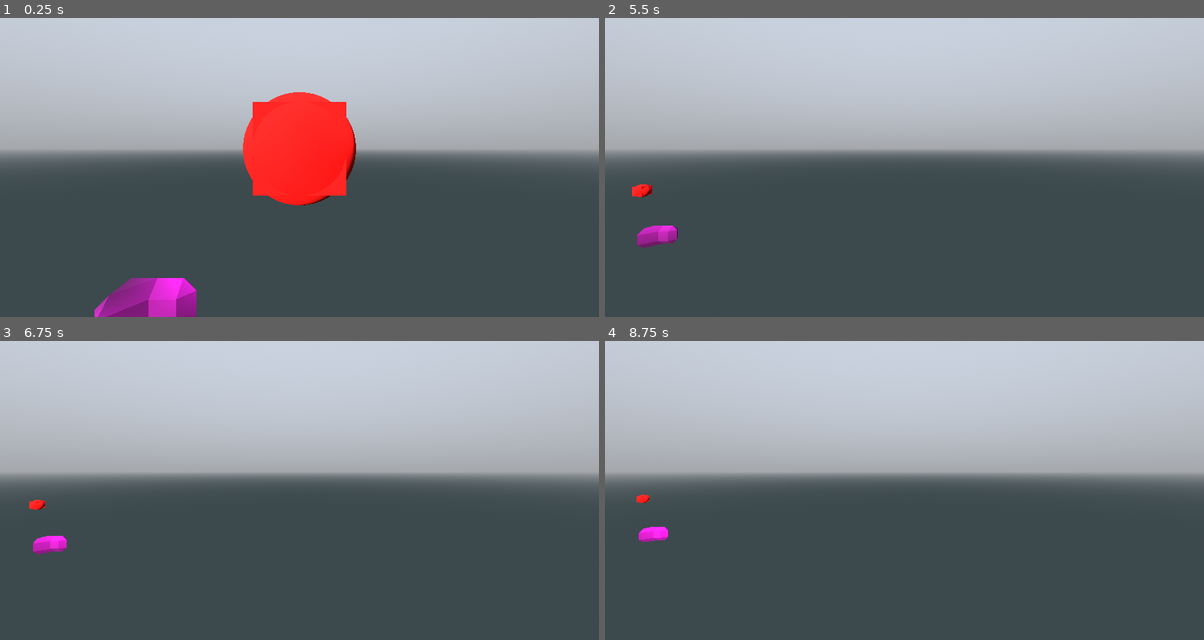
Above: before the commit, frames 1-4 (two rows, left to right).
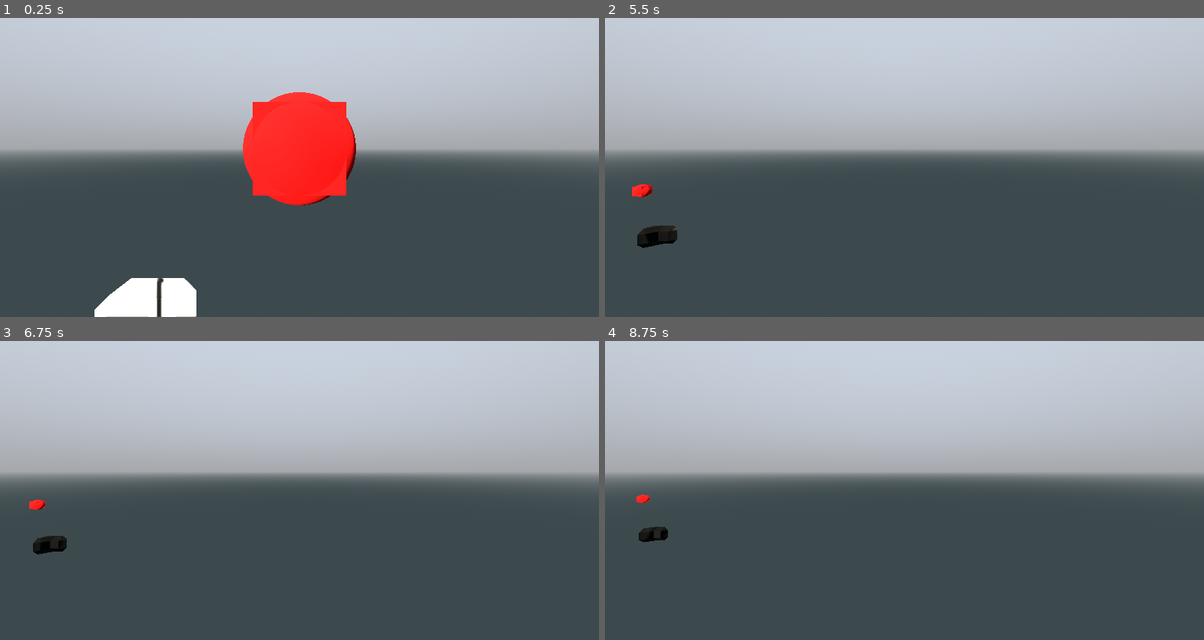
Above: after the commit, the same moments.

Repository: pixerhp/Hatchetflair
Game: Godot game, scene res://topscenes/gameplay_topscene.tscn
Same seed, same stepped clock (60 frames per second), same inputs: the game is played once before the commit and once after it.
Inputs (mouse positions are in pixels of both pictures, inside the frame that each line leads up to):
- Up to frame 1 (0.25 s): no input
- Up to frame 2 (5.5 s): tap Enter at 0.5, 2, 3.5 s; move the mouse to (1036, 131) at 0.52 s; hold D (move_right) 0.53-1.28 s; hold Shift (speed_faster) 0.53-1.28 s; click (1036, 131) at 0.67 s; tap Space (move_jump_up) at 1.25, 2.75, 4.25 s; move the mouse to (784, 164) at 1.27 s; hold S (move_backwards) 1.28-2.03 s; tap Ctrl (speed_slower) at 1.35, 2.85, 4.35 s; move the mouse to (964, 74) at 2.02 s; hold D (move_right) 2.03-2.78 s; hold Shift (speed_faster) 2.03-2.78 s; move the mouse to (874, 215) at 2.77 s; hold W (move_forwards) 2.78-3.53 s; click (874, 215) at 2.92 s; move the mouse to (1084, 200) at 3.52 s; hold Shift (speed_faster) 3.53-4.28 s; hold A (move_left) 3.53-5.03 s; move the mouse to (724, 98) at 4.27 s; move the mouse to (934, 149) at 5.02 s; hold S (move_backwards) from 5.03 s (still down); hold Shift (speed_faster) from 5.03 s (still down); click (934, 149) at 5.17 s
- Up to frame 3 (6.75 s): move the mouse to (209, 388) at 5.77 s; release S (move_backwards) at 5.78 s; release Shift (speed_faster) at 5.78 s; hold D (move_right) 5.78-6.53 s; tap Ctrl (speed_slower) at 5.85 s; move the mouse to (431, 454) at 6.52 s; hold W (move_forwards) from 6.53 s (still down); hold Shift (speed_faster) from 6.53 s (still down)
- Up to frame 4 (8.75 s): move the mouse to (784, 487) at 7.27 s; release W (move_forwards) at 7.28 s; release Shift (speed_faster) at 7.28 s; hold D (move_right) 7.28-8.03 s; tap Ctrl (speed_slower) at 7.35 s; click (784, 487) at 7.42 s; move the mouse to (964, 397) at 8.02 s; hold S (move_backwards) from 8.03 s (still down); hold Shift (speed_faster) from 8.03 s (still down)

The runs differ from the first frame. In frame 1, 1.9% of the frame differs, in the area x 15-33%, y 86-100%; in frame 2, 0.4%; in frame 3, 0.3%; in frame 4, 0.2%.

Commit message:
Force same image format in texture arrays

Diff:
--- a/scripts/autoloaded/substance_utils.gd
+++ b/scripts/autoloaded/substance_utils.gd
@@ -27,9 +27,9 @@
 
 
 func initialize_texture_arrays():
-	var albedos_array: Array[Image] = [load("res://unknown.png").get_image()]
-	var normals_array: Array[Image] = [load("res://unknown.png").get_image()]
-	var specials_array: Array[Image] = [load("res://unknown.png").get_image()]
+	var albedos_array: Array[Image] = []
+	var normals_array: Array[Image] = []
+	var specials_array: Array[Image] = []
 	var dir: DirAccess
 
 	# Albedos
@@ -38,9 +38,11 @@
 		push_error("Failed to access substance rendering assets albedo textures folder.")
 	for file: String in dir.get_files():
 		if not file.get_extension() == "png": continue
-		albedos_array.append(load(subst_rend_assets_location + albedos_folder_name + file).get_image())
-		if albedos_array[albedos_array.size()-1] == null: albedos_array.pop_back()
-		else: albedos_name_to_i[file.get_basename()] = albedos_array.size()-1
+		var img: Image = load(subst_rend_assets_location + albedos_folder_name + file).get_image()
+		if img == null: continue
+		img.convert(Image.FORMAT_RGBA8)
+		albedos_array.append(img)
+		albedos_name_to_i[file.get_basename()] = albedos_array.size()-1
 	albedos_texarray.create_from_images(albedos_array)
 
 	# Normals
@@ -49,9 +51,11 @@
 		push_error("Failed to access substance rendering assets normal map textures folder.")
 	for file: String in dir.get_files():
 		if not file.get_extension() == "png": continue
-		normals_array.append(load(subst_rend_assets_location + normals_folder_name + file).get_image())
-		if normals_array[normals_array.size()-1] == null: normals_array.pop_back()
-		else: normals_name_to_i[file.get_basename()] = normals_array.size()-1
+		var img: Image = load(subst_rend_assets_location + normals_folder_name + file).get_image()
+		if img == null: continue
+		img.convert(Image.FORMAT_RGB8)
+		normals_array.append(img)
+		normals_name_to_i[file.get_basename()] = normals_array.size()-1
 	normals_texarray.create_from_images(normals_array)
 
 	# Specials
@@ -60,7 +64,9 @@
 		push_error("Failed to access substance rendering assets specials textures folder.")
 	for file: String in dir.get_files():
 		if not file.get_extension() == "png": continue
-		specials_array.append(load(subst_rend_assets_location + specials_folder_name + file).get_image())
-		if specials_array[specials_array.size()-1] == null: specials_array.pop_back()
-		else: specials_name_to_i[file.get_basename()] = specials_array.size()-1
+		var img: Image = load(subst_rend_assets_location + specials_folder_name + file).get_image()
+		if img == null: continue
+		img.convert(Image.FORMAT_RGB8)
+		specials_array.append(img)
+		specials_name_to_i[file.get_basename()] = specials_array.size()-1
 	specials_texarray.create_from_images(specials_array)
